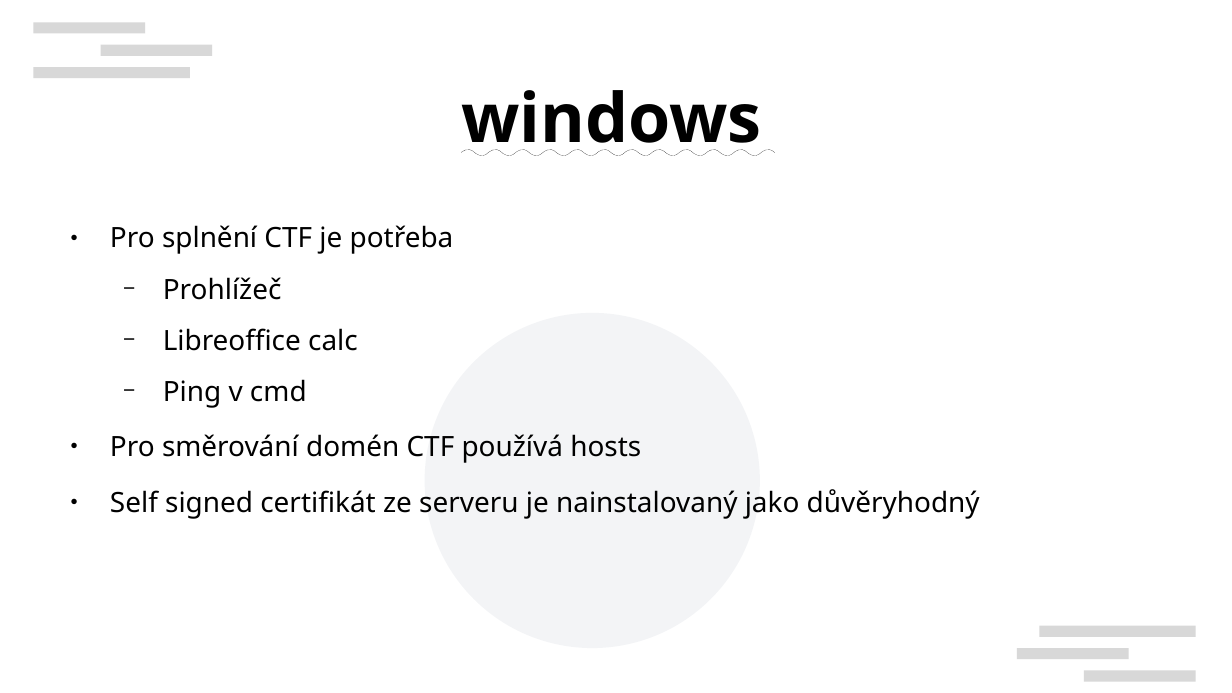
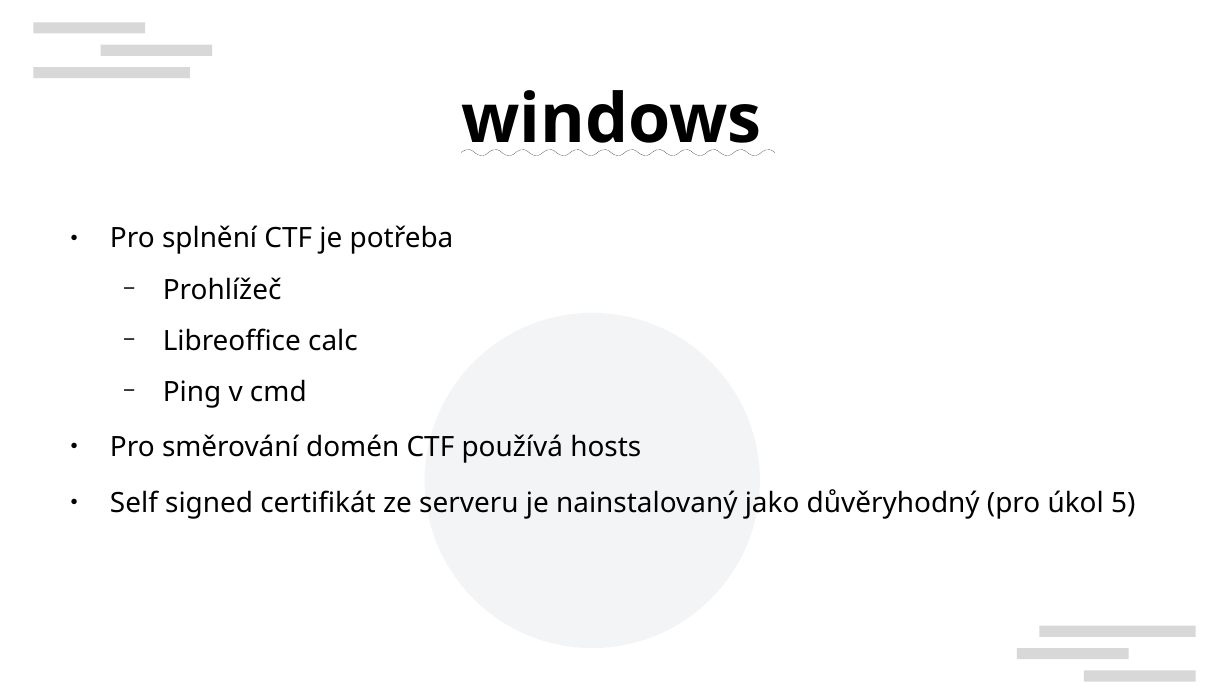
Before and after one commit to theFivehead/CTF-interaktivni-osveta, a slide deck: slide 4 of prezentace.odp. Drawn at 1232x693 pixels with LibreOffice and Linux fonts; fonts in the diff are those of the drawing; background and template pictures are left out. Boxes give left, top, right and bottom in pixels: in the first picture for what was removed or moved away, otherwise in the second. Text is boxed around its words. In the diff, an @@ line names an element or a change of style, - is before the commit and + after.

```diff
--- a/prezentace.odp
+++ b/prezentace.odp
@@ text at bbox=[110, 489, 1135, 519]: text changed @@
-● Self signed certifikát ze serveru je nainstalovaný jako důvěryhodný
+● Self signed certifikát ze serveru je nainstalovaný jako důvěryhodný (pro úkol 5)
```
Also in this commit, not shown: 4 other slides changed, 2 slides added, 1 slide removed, 2 other files.
